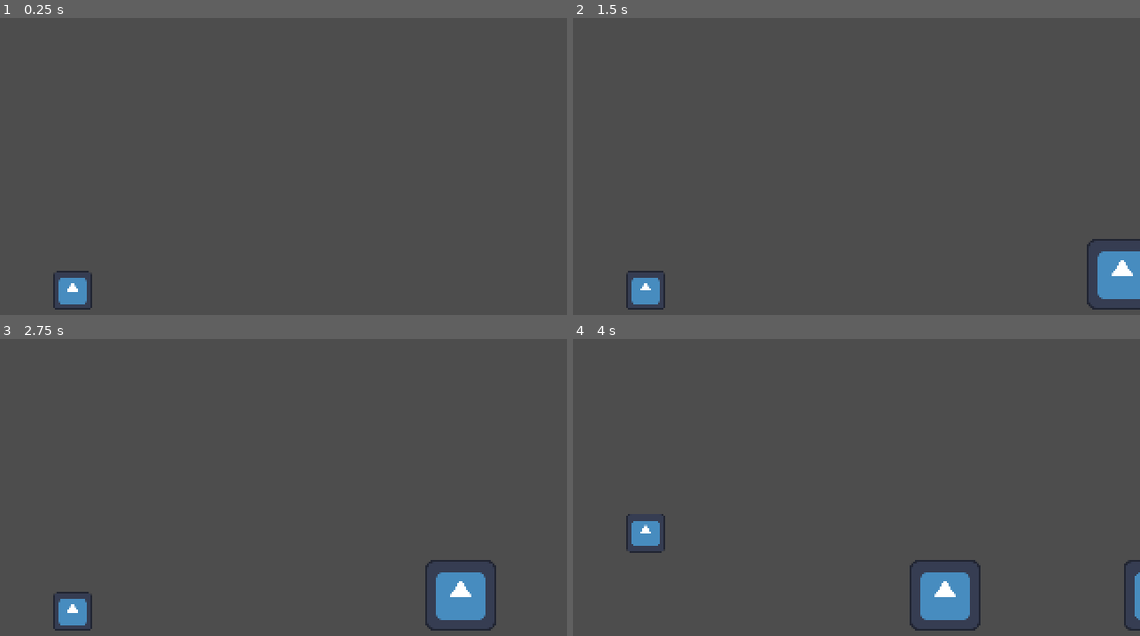
Above: before the commit, frames 1-4 (two rows, left to right).
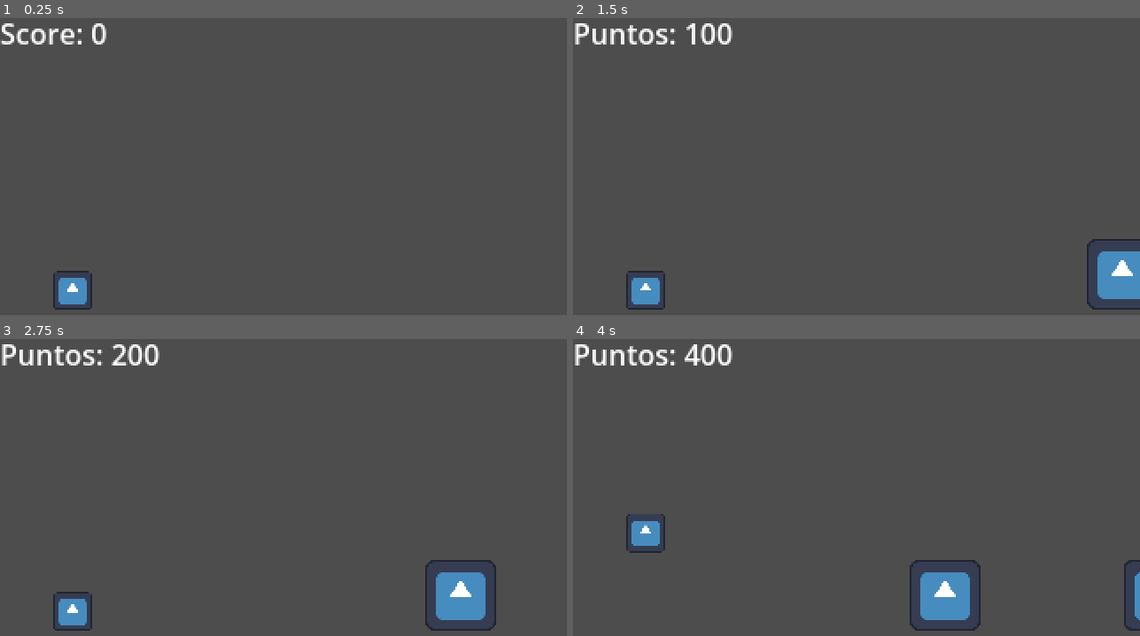
Above: after the commit, the same moments.

Repository: agusgonz/sideproject-gamejam
Game: Godot game, scene res://main.tscn
Same seed, same stepped clock (60 frames per second), same inputs: the game is played once before the commit and once after it. The engine's default icon, where the game draws it, is replaced by a stand-in: a white triangle on a blue panel in a dark square.
Inputs:
- Up to frame 1 (0.25 s): no input
- Up to frame 2 (1.5 s): tap Enter at 0.5 s; tap Space (jump) at 0.77 s
- Up to frame 3 (2.75 s): tap Space (jump) at 1.52 s; hold Down (ui_down) from 2.03 s (still down)
- Up to frame 4 (4 s): release Down (ui_down) at 2.78 s; tap Space (jump) at 3.02, 3.77 s

The runs differ from the first frame. In frame 1, 0.6% of the frame differs, in the area x 0-19%, y 1-9%; in frame 2, 0.9%; in frame 3, 0.9%, in the area x 0-29%, y 1-9%; in frame 4, 0.9%.

Commit message:
added score

Diff:
--- /dev/null
+++ b/UI/score_label.gd
@@ -0,0 +1,5 @@
+extends Label
+
+
+func _on_game_manager_score_changed(score: Variant) -> void:
+	text = "Puntos: " + str(score)
--- a/main.tscn
+++ b/main.tscn
@@ -3,6 +3,7 @@
 [ext_resource type="PackedScene" uid="uid://x5hbjf0jq3as" path="res://entidades/player.tscn" id="1_0xm2m"]
 [ext_resource type="Script" uid="uid://bdp5vhqrwf5xd" path="res://managers/game_manager.gd" id="1_1bvp3"]
 [ext_resource type="Script" uid="uid://f1oxw8ho1ikl" path="res://managers/spawn_manager.gd" id="1_h2yge"]
+[ext_resource type="Script" uid="uid://cc8t1pymuyqbw" path="res://UI/score_label.gd" id="4_1bvp3"]
 
 [sub_resource type="Curve" id="Curve_1bvp3"]
 _data = [Vector2(0, 1), 0.0, 0.0, 0, 0, Vector2(1, 1), 0.0, 0.0, 0, 0]
@@ -15,6 +16,9 @@
 
 [node name="GameManager" type="Node" parent="." unique_id=528555639]
 script = ExtResource("1_1bvp3")
+
+[node name="ScoreTimer" type="Timer" parent="GameManager" unique_id=1708868719]
+autostart = true
 
 [node name="SpawnManager" type="Node" parent="." unique_id=610926889 node_paths=PackedStringArray("GameManager", "enemies2D")]
 script = ExtResource("1_h2yge")
@@ -40,5 +44,15 @@
 [node name="Player" parent="." unique_id=359316321 instance=ExtResource("1_0xm2m")]
 position = Vector2(41, 141)
 
+[node name="CanvasLayer" type="CanvasLayer" parent="." unique_id=311716342]
+
+[node name="ScoreLabel" type="Label" parent="CanvasLayer" unique_id=2000804350]
+offset_right = 40.0
+offset_bottom = 23.0
+text = "Score: 0"
+script = ExtResource("4_1bvp3")
+
+[connection signal="score_changed" from="GameManager" to="CanvasLayer/ScoreLabel" method="_on_game_manager_score_changed"]
+[connection signal="timeout" from="GameManager/ScoreTimer" to="GameManager" method="_on_score_timer_timeout"]
 [connection signal="timeout" from="SpawnManager/SpawnTimer" to="SpawnManager" method="_on_spawn_timer_timeout"]
 [connection signal="murio_jugador" from="Player" to="GameManager" method="_on_player_murio_jugador"]
--- a/managers/game_manager.gd
+++ b/managers/game_manager.gd
@@ -1,17 +1,19 @@
 extends Node
 
+signal score_changed(score)
 
-# Called when the node enters the scene tree for the first time.
-func _ready() -> void:
-	pass # Replace with function body.
-
-
-# Called every frame. 'delta' is the elapsed time since the previous frame.
-func _process(delta: float) -> void:
-	pass
+var score := 0:
+	set(value):
+		score = value
+		score_changed.emit(value)
 
 func _on_player_murio_jugador() -> void:
 	game_over()
 
+
 func game_over() -> void:
 	get_tree().paused = true
+
+
+func _on_score_timer_timeout() -> void:
+	score += 1 * 100
Not shown, added: UI/score_label.gd.uid
